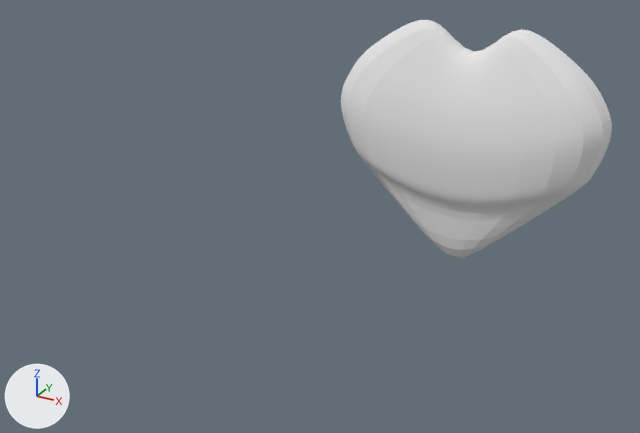
One commit to the Blender file working/subahu/Heart/Heart.blend: the scene before it, then after it.
Rendered twice from a 50 mm camera at (3.12, -9.07, 4.1) aimed at (-0.52, -2.45, 0.79). The lights are fixed; the arrows at lower left show +X, +Y and +Z.
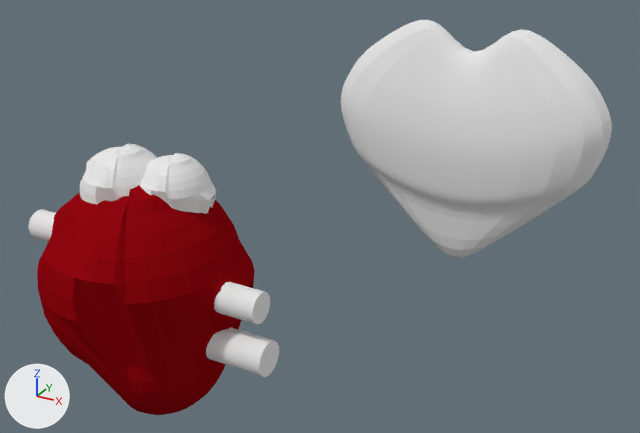
The newer file is also turned or shifted as a whole; pictures and numbers use the older file's frame.

Boxes (x1, y1, x2, y2) around the edits, measured in the pictures (640 x 433 px):
'Sphere.001', added (red)
    after: (29, 144, 279, 415)
    faces in mat_material_001 (red #900711): (37, 185, 255, 415)
    faces in mat_material_002 (white #e7e7e7): (139, 153, 216, 214)
    faces in mat_material_003 (white #e7e7e7): (80, 144, 157, 204)
    faces in mat_material_005 (white #e7e7e7): (206, 327, 279, 377)
    faces in mat_material_004 (white #e7e7e7): (214, 282, 270, 324)

Diff of the bpy script that builds the scene:
```diff
--- a/working/subahu/Heart/Heart.blend.py
+++ b/working/subahu/Heart/Heart.blend.py
@@ mat_material_007 @@
+mat_material_007 = diffuse_material('Material.007')
+mat_material_007.base_color = (0.8, 0.8, 0.8)  # white #e7e7e7
@@ mat_material_008 @@
+mat_material_008 = diffuse_material('Material.008')
+mat_material_008.base_color = (0.8, 0.8, 0.8)  # white #e7e7e7
@@ mat_material_003 @@
+mat_material_003 = diffuse_material('Material.003')
+mat_material_003.base_color = (0.8, 0.8, 0.8)  # white #e7e7e7
@@ mat_material_001 @@
+mat_material_001 = diffuse_material('Material.001')
+mat_material_001.base_color = (0.281, 0.00224, 0.00542)  # red #900711
@@ mat_material_005 @@
+mat_material_005 = diffuse_material('Material.005')
+mat_material_005.base_color = (0.8, 0.8, 0.8)  # white #e7e7e7
@@ mat_material_006 @@
+mat_material_006 = diffuse_material('Material.006')
+mat_material_006.base_color = (0.8, 0.8, 0.8)  # white #e7e7e7
@@ mat_material_002 @@
+mat_material_002 = diffuse_material('Material.002')
+mat_material_002.base_color = (0.8, 0.8, 0.8)  # white #e7e7e7
@@ mat_material_004 @@
+mat_material_004 = diffuse_material('Material.004')
+mat_material_004.base_color = (0.8, 0.8, 0.8)  # white #e7e7e7
@@ me_sphere_001 @@
+me_sphere_001.from_pydata(...)  # 1766 vertices, 1706 faces; spans x -4.32..3.1, y -3.17..2.36, z -6.2..1.09
+# faces by material slot: [512, 512, 512, 34, 34, 34, 34, 34]
+me_sphere_001.materials.append(mat_material_002)  # white #e7e7e7
+me_sphere_001.materials.append(mat_material_001)  # red #900711
+me_sphere_001.materials.append(mat_material_003)  # white #e7e7e7
+me_sphere_001.materials.append(mat_material_006)  # white #e7e7e7
+me_sphere_001.materials.append(mat_material_005)  # white #e7e7e7
+me_sphere_001.materials.append(mat_material_004)  # white #e7e7e7
+me_sphere_001.materials.append(mat_material_008)  # white #e7e7e7
+me_sphere_001.materials.append(mat_material_007)  # white #e7e7e7
@@ ob_sphere_001 @@
+ob_sphere_001 = bpy.data.objects.new('Sphere.001', me_sphere_001)
+ob_sphere_001.location = (-0.859, -4.159, 1.582)
+ob_sphere_001.scale = (0.299, 0.299, 0.299)
```
